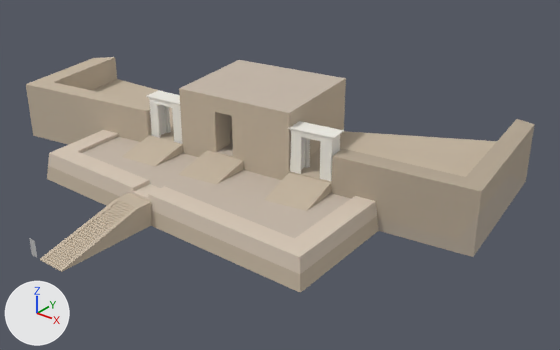
The glTF model assets/items/dm339rp1187/SAN.glb: old version first, new version second.
The view is the same before and after, from a 50 mm lens placed at (59.7, -39.2, 33.3), pointed at (18.7, 12.0, 1.5). Every picture has the same lights, and +X, +Y and +Z are marked at lower left.

Objects in the first picture: 'Mesh1 Gate2_1 Model', 'Mesh2 Gate2_1_1 Model', 'Mesh3 Component_2_1 Model', 'Mesh4 Component_3_1 Model', 'Mesh5 Component_3_2 Model', 'Mesh6 Component_3_3 Model', 'Mesh7 Model'.
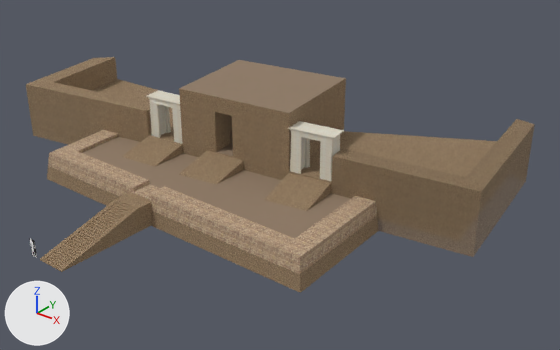
Pixel boxes (x1, y1, x2, y2) of what changed, in the pictures (560 x 350 px):
'Mesh7 Model', surface changed
    both: (26, 57, 535, 293)
'Mesh3 Component_2_1 Model', surface changed (beige to brown)
    both: (40, 193, 152, 272)
'Mesh5 Component_3_2 Model', surface changed (beige to brown)
    both: (264, 173, 331, 211)
'Mesh6 Component_3_3 Model', surface changed (beige to brown)
    both: (178, 150, 243, 184)
'Mesh4 Component_3_1 Model', surface changed (beige to brown)
    both: (122, 135, 183, 166)

The change, as a diff of the scene's bpy script:
```diff
--- a/assets/items/dm339rp1187/SAN.glb.py
+++ b/assets/items/dm339rp1187/SAN.glb.py
@@ img_mudbrick4_trans @@
+img_mudbrick4_trans = load_image('Mudbrick4_trans', '_unpacked/Mudbrick4_trans', 492, 299, 'sRGB')
@@ img_mudbrick4 @@
+img_mudbrick4 = load_image('Mudbrick4', '_unpacked/Mudbrick4', 492, 299, 'sRGB')
@@ img_mud_paving @@
+img_mud_paving = load_image('mud_paving', '_unpacked/mud_paving', 402, 221, 'sRGB')
@@ img_unfinished_limestone @@
+img_unfinished_limestone = load_image('unfinished_limestone', '_unpacked/unfinished_limestone', 309, 234, 'sRGB')
@@ img_mudbrick1 @@
+img_mudbrick1 = load_image('Mudbrick1', '_unpacked/Mudbrick1', 492, 299, 'sRGB')
@@ mat_mudbrick1 @@
 mat_mudbrick1 = principled_material('Mudbrick1')
-mat_mudbrick1.base_color = (0.553, 0.463, 0.353)  # beige #c4b5a0
+mat_mudbrick1.texture = img_mudbrick1
 mat_mudbrick1.roughness = 1.0
@@ mat_unfinished_limestone @@
 mat_unfinished_limestone = principled_material('unfinished_limestone')
-mat_unfinished_limestone.base_color = (0.682, 0.58, 0.475)  # light grey #d7c8b7
+mat_unfinished_limestone.texture = img_unfinished_limestone
 mat_unfinished_limestone.roughness = 1.0
@@ mat_mud_paving @@
 mat_mud_paving = principled_material('mud_paving')
-mat_mud_paving.base_color = (0.565, 0.482, 0.4)  # light grey #c6b8aa
+mat_mud_paving.texture = img_mud_paving
 mat_mud_paving.roughness = 1.0
@@ mat_mudbrick4 @@
 mat_mudbrick4 = principled_material('Mudbrick4')
-mat_mudbrick4.base_color = (0.553, 0.463, 0.353)  # beige #c4b5a0
+mat_mudbrick4.texture = img_mudbrick4
 mat_mudbrick4.roughness = 1.0
@@ mat_mudbrick4_trans @@
 n0 = _N.new('ShaderNodeBsdfPrincipled'); n0.name = 'Principled BSDF'
-n0.inputs[0].default_value = (0.553, 0.463, 0.353, 1.0)  # 'Base Color', beige #c4b5a0
 n0.inputs[2].default_value = 1.0  # 'Roughness'
-n0.inputs[4].default_value = 0.8  # 'Alpha'
 n1 = _N.new('ShaderNodeOutputMaterial'); n1.name = 'Material Output'
+n2 = _N.new('ShaderNodeMath'); n2.name = 'Math'
+n2.operation = 'MULTIPLY'
+n2.inputs[1].default_value = 0.8  # 'Value'
+n3 = _N.new('ShaderNodeTexImage'); n3.name = 'Image Texture'
+n3.image = img_mudbrick4_trans
 _L.new(n0.outputs[0], n1.inputs[0])  # 'BSDF' to 'Surface'
+_L.new(n2.outputs[0], n0.inputs[4])  # 'Value' to 'Alpha'
+_L.new(n3.outputs[0], n0.inputs[0])  # 'Color' to 'Base Color'
+_L.new(n3.outputs[1], n2.inputs[0])  # 'Alpha' to 'Value'
```
